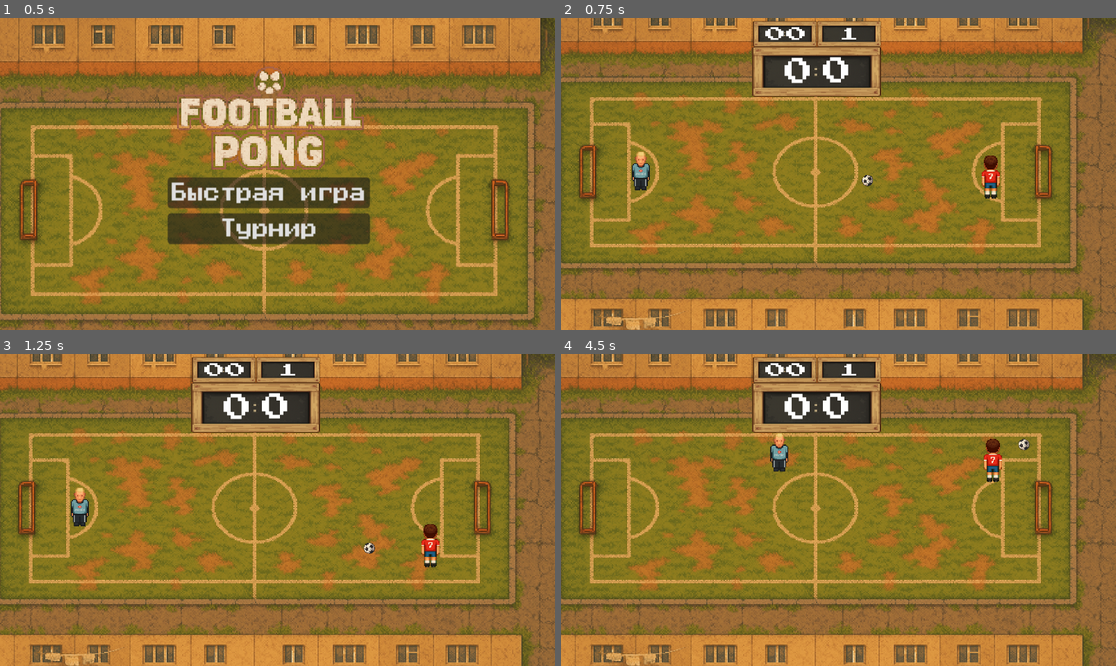
Above: before the commit, frames 1-4 (two rows, left to right).
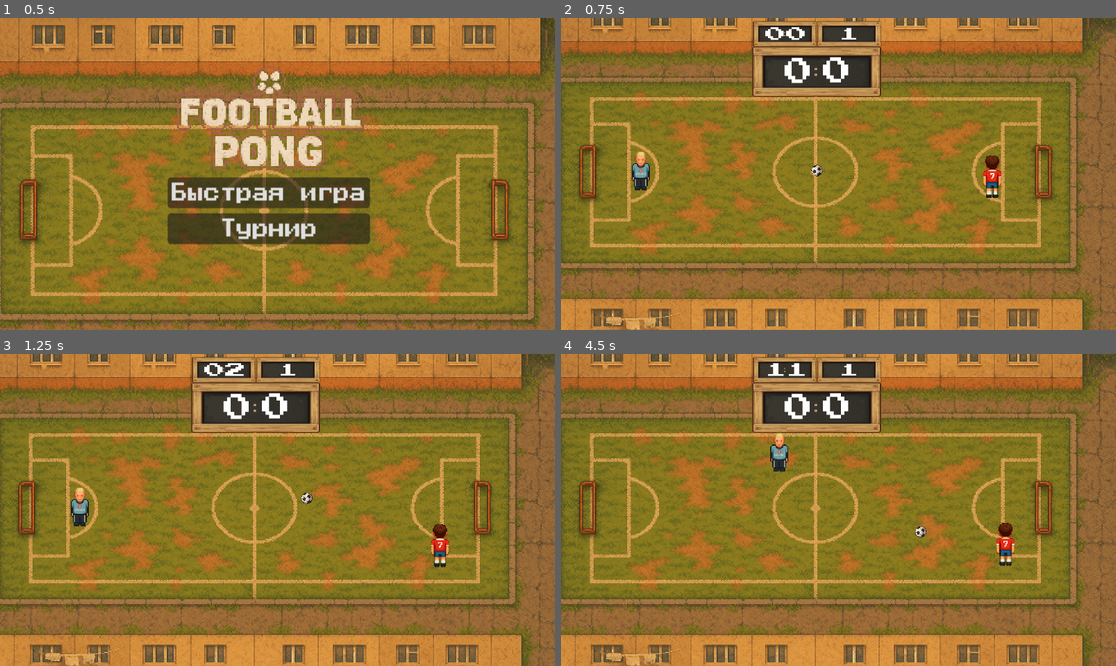
Above: after the commit, the same moments.

Repository: supervi5w4/footballpong
Game: Godot game, scene res://scenes/menu.tscn
The game is run twice, just before and just after one commit, with the same random seed, the same clock (stepped at 60 frames per second) and the same inputs.
Inputs:
- Up to frame 1 (0.5 s): no input
- Up to frame 2 (0.75 s): click "Быстрая игра" at 0.5 s
- Up to frame 3 (1.25 s): no input
- Up to frame 4 (4.5 s): hold Right (ui_right) 1.28-2.03 s; hold Down (ui_down) 2.03-2.78 s; hold Right (ui_right) 2.78-3.53 s; hold Up (ui_up) 3.53-4.28 s; hold Left (ui_left) from 4.28 s (still down)

Frame 1 is identical in both runs. In frame 2, 0.4% of the frame differs, in the area x 45-80%, y 44-58%; in frame 3, 0.7%; in frame 4, 1.0%, in the area x 36-85%, y 2-68%.
Error before the commit: Parse Error: Cannot infer the type of "player_goal_is_right" variable because the value doesn't have a set type. (res://scenes/goal.gd:30)

Commit message:
Add files via upload

Diff:
--- a/score_manager.gd
+++ b/score_manager.gd
@@ -39,6 +39,30 @@
 	_left = l
 	_right = r
 	score_changed.emit(_left, _right)
+
+func reset() -> void:
+	"""Сброс турнирных данных"""
+	for t in teams:
+		t["points"] = 0
+		t["goals_for"] = 0
+		t["goals_against"] = 0
+	for m in matches:
+		m["played"] = false
+		m["score"] = "— : —"
+	current_round = 0
+	current_match = -1
+
+func reset_tournament() -> void:
+	"""Сброс турнирных данных"""
+	for t in teams:
+		t["points"] = 0
+		t["goals_for"] = 0
+		t["goals_against"] = 0
+	for m in matches:
+		m["played"] = false
+		m["score"] = "— : —"
+	current_round = 0
+	current_match = -1
 
 # ---------- 2) Турнирные данные ----------
 var ad_shown: bool = false
@@ -49,6 +73,7 @@
 var current_round: int = 0
 var current_match: int = -1
 var player_is_home: bool = true        # true → игрок хозяин, влияет на отображение счёта
+var player_on_left: bool = true        # true → игрок фактически стоит слева на поле
 
 const BYE := "__BYE__"
 const STRENGTH_MIN := 0.10
Not shown, changed: log.txt
Not shown, added: SIDE_SWITCHING_CHANGES.md
